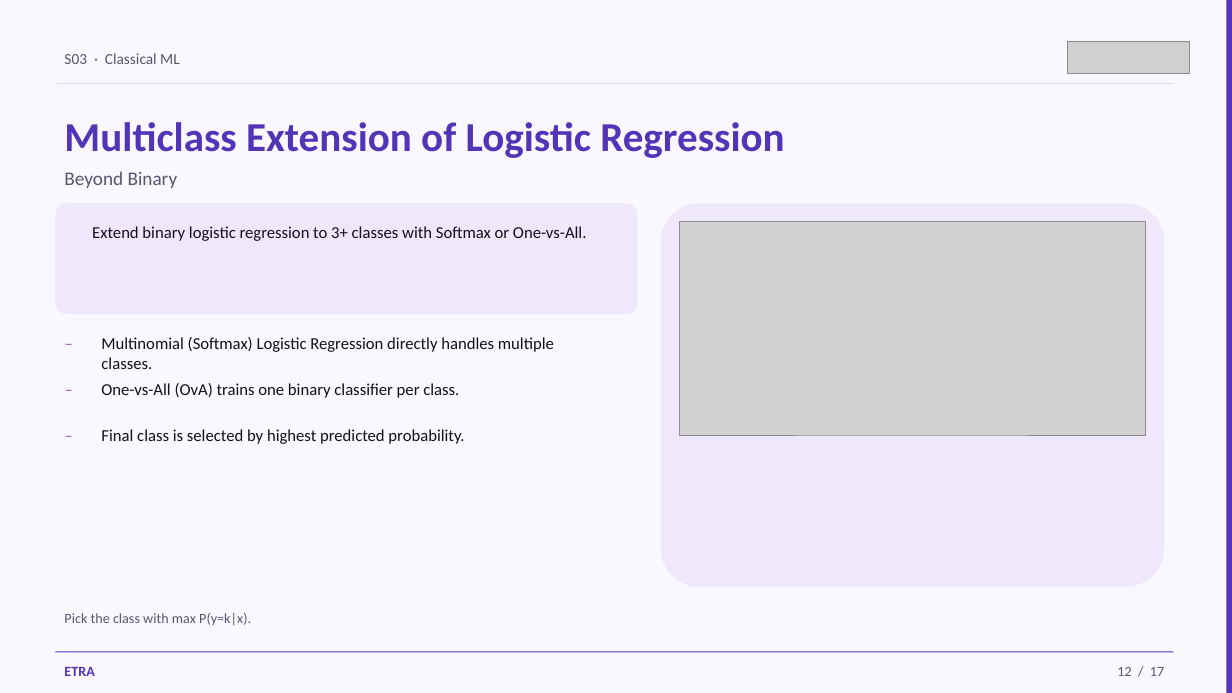
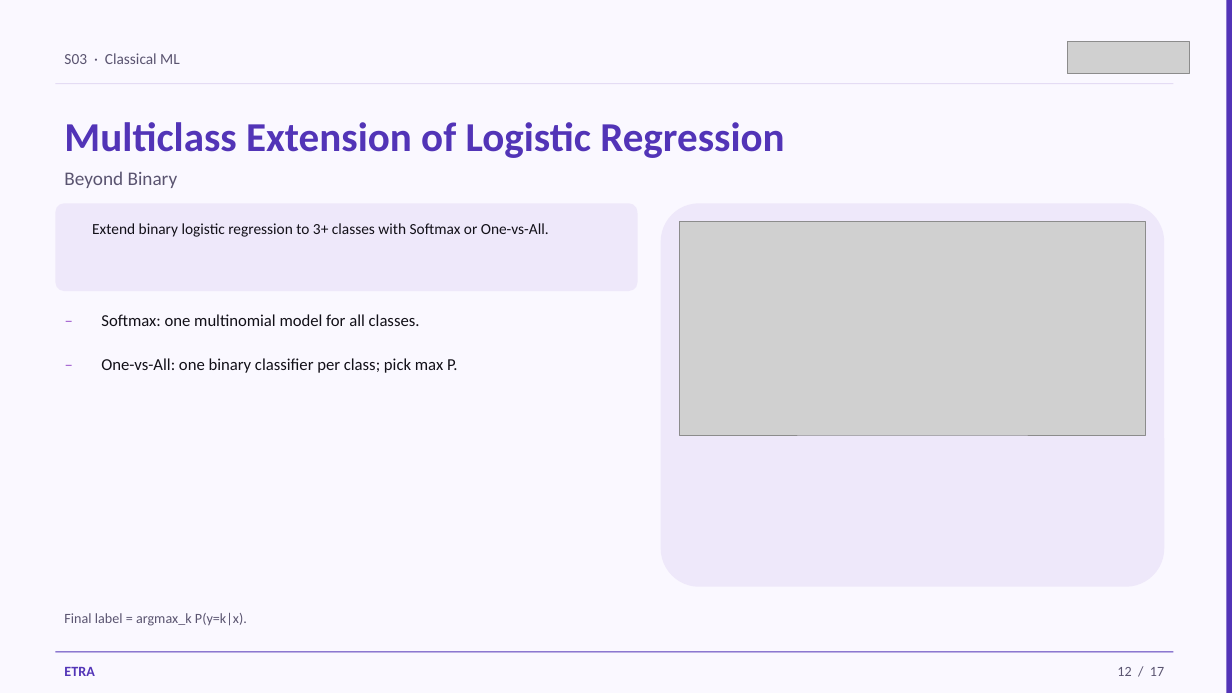
Before and after one commit to iksasa15/AI-ML, a slide deck: slide 12 of web-presentation/pdf-exports/Week1-Session3-Classification-Basics.pptx. Drawn at 1232x693 pixels with LibreOffice and Linux fonts; fonts in the diff are those of the drawing; grey boxes stand for pictures. Boxes give left, top, right and bottom in pixels: in the first picture for what was removed or moved away, otherwise in the second. Text is boxed around its words. In the diff, an @@ line names an element or a change of style, - is before the commit and + after.

```diff
--- a/web-presentation/pdf-exports/Week1-Session3-Classification-Basics.pptx
+++ b/web-presentation/pdf-exports/Week1-Session3-Classification-Basics.pptx
@@ rounded rectangle: place and size @@
-rounded rectangle at (55, 203, 638, 314)
+rounded rectangle at (55, 203, 638, 291)
@@ text "Extend binary logistic regression to ..." at (92, 223, 549, 237): size 13 to 12 pt @@
@@ text "–": place and size @@
-text "–" at (55, 374, 88, 413)
+text "–" at (55, 305, 88, 342)
@@ text at (101, 314, 420, 326): text changed @@
-Multinomial (Softmax) Logistic Regression directly handles multiple classes.
+Softmax: one multinomial model for all classes.
@@ text "–": place and size @@
-text "–" at (55, 328, 88, 367)
+text "–" at (55, 349, 88, 386)
@@ text at (101, 358, 458, 373): text changed @@
-One-vs-All (OvA) trains one binary classifier per class.
+One-vs-All: one binary classifier per class; pick max P.
@@ text removed at (55, 421, 88, 459) @@
-–
@@ text removed at (101, 429, 464, 444) @@
-Final class is selected by highest predicted probability.
@@ text at (64, 613, 247, 626): text changed @@
-Pick the class with max P(y=k|x).
+Final label = argmax_k P(y=k|x).
```
Also in this commit, not shown: 11 other slides changed, 2 slides added, 2 slides removed, 4 other files.
